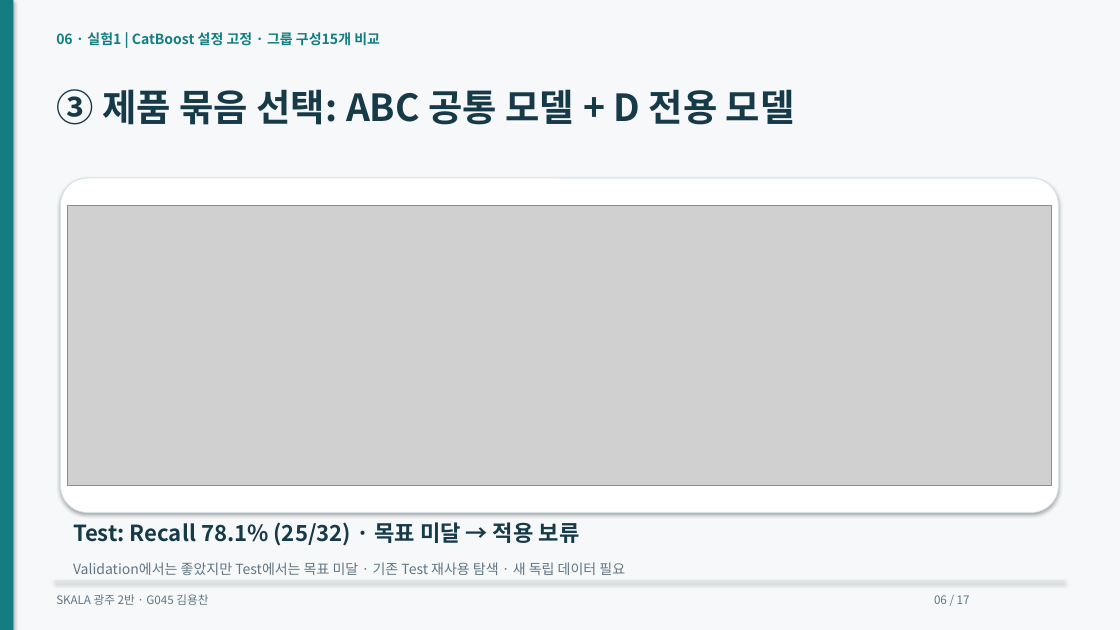
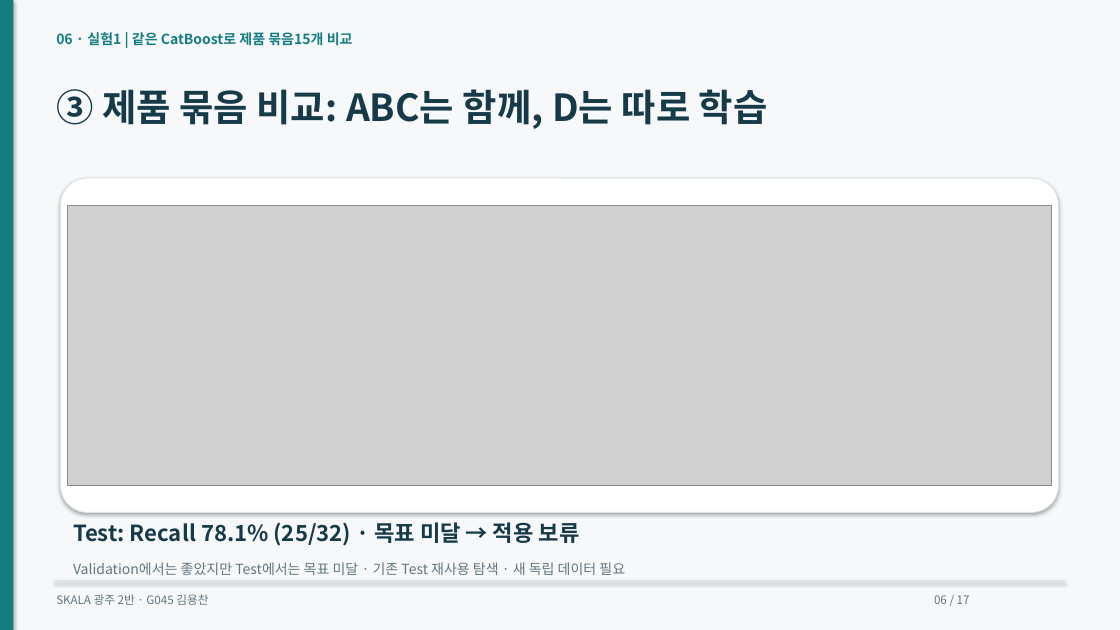
Before and after one commit to dragonchan95/Semiconductor-AI-Agent, a slide deck: slide 6 of docs/G045_Semiconductor_Agent.pptx. Drawn at 1120x630 pixels with LibreOffice and Linux fonts; fonts in the diff are those of the drawing; grey boxes stand for pictures. Boxes give left, top, right and bottom in pixels: in the first picture for what was removed or moved away, otherwise in the second. Text is boxed around its words. In the diff, an @@ line names an element or a change of style, - is before the commit and + after.

```diff
--- a/docs/G045_Semiconductor_Agent.pptx
+++ b/docs/G045_Semiconductor_Agent.pptx
@@ text at (56, 32, 353, 46): text changed @@
-06 · 실험1 | CatBoost 설정 고정 · 그룹 구성15개 비교
+06 · 실험1 | 같은 CatBoost로 제품 묶음15개 비교
@@ text at (56, 89, 768, 129): text changed @@
-③ 제품 묶음 선택: ABC 공통 모델 + D 전용 모델
+③ 제품 묶음 비교: ABC는 함께, D는 따로 학습
```
Also in this commit, not shown: 7 other slides changed, 5 other files.
